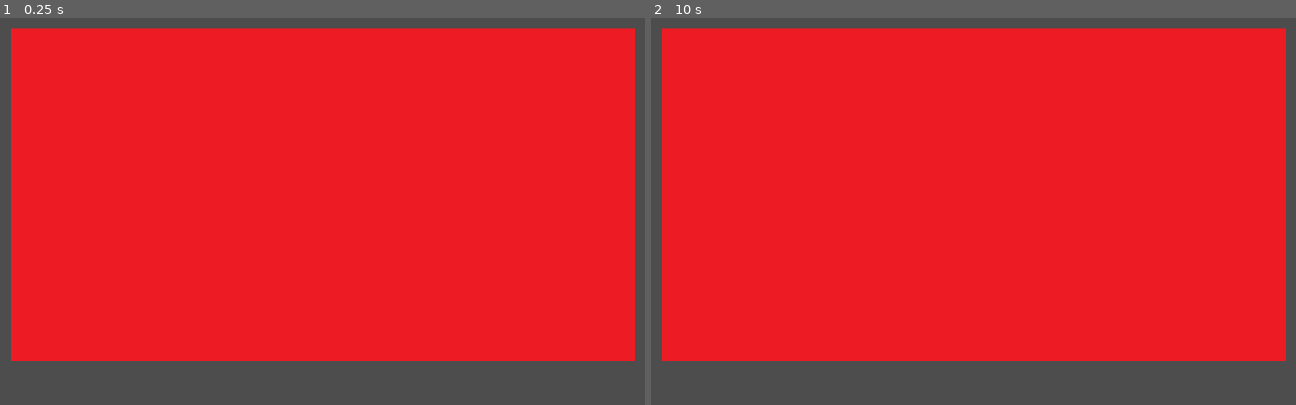
Above: before the commit, frames 1-2 (left to right).
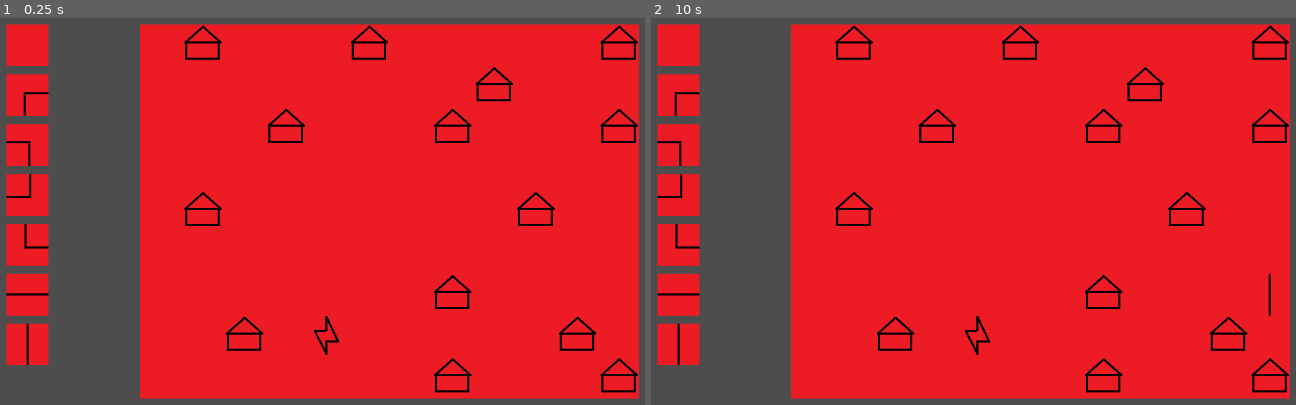
Above: after the commit, the same moments.

Repository: ThomasLarsonBusiness/Atom-Punk-Project
Game: Godot game, scene res://Scenes/Objects/Win Condition/SCE_Win_Condition_Grid.tscn
Same seed, same stepped clock (60 frames per second), same inputs: the game is played once before the commit and once after it.
Inputs (mouse positions are in pixels of both pictures, inside the frame that each line leads up to):
- Up to frame 1 (0.25 s): no input
- Up to frame 2 (10 s): tap Enter at 0.5, 2, 3.5 s; move the mouse to (683, 48) at 0.52 s; click (683, 48) at 0.6 s; tap Space at 1.25, 2.75, 4.25 s; move the mouse to (683, 91) at 1.27 s; tap W (Look Forward) at 1.35, 5.1, 8.85 s; click (683, 91) at 1.55 s; move the mouse to (683, 134) at 2.02 s; tap A (Look Left) at 2.1, 5.85, 9.6 s; click (683, 134) at 2.3 s; move the mouse to (683, 172) at 2.77 s; tap D (Look Right) at 2.85, 6.6 s; click (683, 172) at 3.05 s; move the mouse to (683, 215) at 3.52 s; click (683, 215) at 3.6 s; move the mouse to (683, 257) at 4.27 s; click (683, 257) at 4.35 s; move the mouse to (683, 300) at 5.02 s; click (683, 300) at 5.3 s; move the mouse to (683, 339) at 5.77 s; click (683, 339) at 6.05 s; move the mouse to (721, 48) at 6.52 s; click (721, 48) at 6.8 s; move the mouse to (721, 91) at 7.27 s; click (721, 91) at 7.35 s; move the mouse to (721, 134) at 8.02 s; click (721, 134) at 8.1 s; move the mouse to (721, 172) at 8.77 s; click (721, 172) at 9.05 s; move the mouse to (1283, 277) at 9.52 s; click (1283, 277) at 9.8 s

The runs differ from the first frame. In frame 1, 25% of the frame differs, in the area x 0-100%, y 1-99%; in frame 2, 25%.

Commit message:
Puzzle can now be solved!

Diff:
--- a/Assets/Scripts/Win Condition/WinConditionGridManager.gd
+++ b/Assets/Scripts/Win Condition/WinConditionGridManager.gd
@@ -1,25 +1,158 @@
 extends Node2D
 
+# Scenes
+@onready var tile = load("res://Scenes/Objects/Win Condition/SCE_Win_Condition_Tile.tscn")
+
+# Textures
+@onready var blank_texture = load("res://Assets/Textures/Win_Condition_Blank.png")
+@onready var power_texture = load("res://Assets/Textures/Win_Condition_Power.png")
+@onready var house_texture = load("res://Assets/Textures/Win_Condition_House.png")
+
+# Puzzles
+var test_path = "res://Data/Puzzles/TestPuzzle.json"
+var test_path_2 = "res://Data/Puzzles/TestPuzzle2.json"
+
 # Fields
-@onready var tile = load("res://Scenes/Objects/Win Condition/SCE_Win_Condition_Tile.tscn")
-@onready var temp_texture = load("res://Assets/Textures/Win_Condition_Blank.png")
+@onready var ui = get_node("SCE_Win_Condition_UI")
+var tiles = []
+var cardinal_directions = [Vector2(-1,0), Vector2(1,0), Vector2(0,-1), Vector2(0,1)]
+var grid_width
+var grid_height
+var power_tile : Vector2
+var cables_needed : int = 0
+var cables_placed : int = 0
 
 # Called when the node enters the scene tree for the first time.
 func _ready():
-	make_grid(15, 8)
+	# Gets the Data
+	var puzzleData = load_puzzle(test_path_2)
+
+	# Makes the Grid
+	var grid_size = puzzleData["grid_size"]
+	make_grid(grid_size["x"], grid_size["y"])
+
+	# Sets the Power Tile
+	var power_loc = puzzleData["power_loc"]
+	power_tile = Vector2(power_loc["x"], power_loc["y"])
+	tiles[power_loc["x"]][power_loc["y"]].change_texture(power_texture, 0)
+	tiles[power_loc["x"]][power_loc["y"]].silent_signal = true
+
+	# Sets the House Tiles
+	var house_locs = puzzleData["house_locs"]
+	for i in house_locs.size():
+		var parsed_xy = house_locs[i].split("-")
+		tiles[int(parsed_xy[0])][int(parsed_xy[1])].change_texture(house_texture, 0)
+		tiles[int(parsed_xy[0])][int(parsed_xy[1])].silent_signal = true
+
+	# Sets the Amount of Cables Needed
+	cables_needed = (house_locs.size() + 1) * 3
 
 
-# Called every frame. 'delta' is the elapsed time since the previous frame.
-func _process(delta):
-	pass
+
+func load_puzzle(path : String):
+	if FileAccess.file_exists(path):
+		var file = FileAccess.open(path, FileAccess.READ)
+		var parsedData = JSON.parse_string(file.get_as_text())
+		if  parsedData is Dictionary:
+			return parsedData
+	else:
+		print("File Isn't Real")
 
 
 func make_grid(x, y):
+	var center_x = ProjectSettings.get_setting("display/window/size/viewport_width") / 2
+	var center_y = ProjectSettings.get_setting("display/window/size/viewport_height") / 2
+
+	var initial_x = center_x + 50 - (x * 50)
+	var initial_y = center_y + 50 - (y * 50)
+
 	for i in x:
+		tiles.append([])
 		for j in y:
 			var tile_scene = tile.instantiate()
-			tile_scene.transform = transform.translated(Vector2(100 + 100 * i,150 + 100 * j))
-			tile_scene.change_texture(temp_texture)
+			tile_scene.transform = transform.translated(Vector2(initial_x + 100 * i,initial_y + 100 * j))
+			tile_scene.change_texture(blank_texture, 0)
 			tile_scene.x_value = i
 			tile_scene.y_value = j
 			add_child(tile_scene)
+			tiles[i].append(tile_scene)
+
+	grid_width = x
+	grid_height = y
+
+# Updates a tile's texture and data
+func update_tile(x, y):
+	# Determines if the Cable exists
+	var cable_value = 0
+	if ui.cable_directions != Vector4.ZERO:
+		cable_value = 1
+
+	# Checks if the cable value changes
+	if cable_value != tiles[x][y].cable_value:
+		cables_placed += cable_value - tiles[x][y].cable_value
+
+	# Updates the Texture
+	tiles[x][y].change_texture(ui.selected_texture, cable_value,
+		ui.cable_directions, deg_to_rad(ui.rotation_needed), false)
+
+	# If enough cables to win, check if solved
+	if cables_needed == cables_placed:
+		check_solution()
+
+# Checks to see if the puzzle is solved
+func check_solution():
+	# Gets the first cable surrounding the power station
+	var current_tile = tiles[power_tile.x][power_tile.y]
+	var direction_to_ignore : Vector2
+	var success = 0
+
+	# Loops through, checking through the puzzle
+	for loops in cables_needed/3:
+		# Checks around the house/power station for a cable
+		for i in 4:
+			var xdir = cardinal_directions[i].x
+			var ydir = cardinal_directions[i].y
+			var coords = Vector2(current_tile.x_value + xdir, current_tile.y_value + ydir)
+			if coords.x < 0 || coords.x > grid_width-1 || coords.y < 0 || coords.y > grid_height-1:
+				print("cope")
+				continue
+
+			if tiles[current_tile.x_value + xdir][current_tile.y_value + ydir].cable_value == 1:
+				direction_to_ignore = Vector2(-xdir, -ydir)
+				current_tile = tiles[current_tile.x_value + xdir][current_tile.y_value + ydir]
+				break
+
+		if current_tile == null:
+			print("No Initial Tile Found")
+			return
+		#print("X: " + str(current_tile.x_value) + " Y: " + str(current_tile.y_value))
+
+		# Follows the cable to a house, failing if more than three cables traveled
+		for i in 3:
+			for path in 2:
+				var direction = current_tile.cable_directions[path]
+				if direction != direction_to_ignore:
+					var x_direction = direction.x + current_tile.x_value
+					var y_direction = direction.y + current_tile.y_value
+					current_tile = tiles[x_direction][y_direction]
+
+					if i == 2 and current_tile.is_building:
+						direction_to_ignore = Vector2.ZERO
+						break
+
+					if current_tile.cable_value != 1:
+						print("BAD: " + str(current_tile.x_value) + str(current_tile.y_value))
+						return
+
+					direction_to_ignore = Vector2(-direction.x, -direction.y)
+
+		# Checks if it found a house
+		if current_tile.is_building == true:
+			success += 1
+		else:
+			print("L X: " + str(current_tile.x_value) + " Y: " + str(current_tile.y_value))
+			break
+
+	# If success is equal to needed cables / 3, the player won
+	if success == cables_needed/3:
+		print("WIN")
--- /dev/null
+++ b/Assets/Scripts/Win Condition/WinConditionSelector.gd
@@ -0,0 +1,20 @@
+extends Node2D
+# NOTE: Every Instance needs a meta-data field for texture and id
+
+# Fields
+var texture : Texture
+var id : int
+var cable_directions : Vector4
+signal clicked(id : int, texture : Resource)
+
+# Called when the node enters the scene tree for the first time.
+func _ready():
+	texture = get_meta("texture")
+	id = get_meta("id")
+	cable_directions = get_meta("cable_directions")
+	$Texture.set("texture", texture)
+
+
+func _on_area_2d_input_event(viewport, event, shape_idx):
+	if Input.is_action_just_pressed("Temp Left Click"):
+		clicked.emit(id, texture, cable_directions)
--- a/Assets/Scripts/Win Condition/WinConditionTile.gd
+++ b/Assets/Scripts/Win Condition/WinConditionTile.gd
@@ -1,22 +1,32 @@
 extends Node2D
 
 # Fields
+@onready var grid_manager = get_node("../")
+var silent_signal : bool = false
+var is_building : bool = false
 var x_value
 var y_value
-
-enum {BLANK, HOUSE, POWER, STRAIGHT_VERT, STRAIGHT_HOR, CORNER_NE,
-	CORNER_ES, CORNER_SW, CORNER_WN}
+var cable_value = 0 # Represents if there is a cable in this tile or not
+var cable_directions = []
 
 # Methods
 func _ready():
 	pass
 
 # Sets the Texture of the Sprite
-func change_texture(texture : Texture2D):
+func change_texture(texture : Texture2D, cable_present,
+		cable_vector : Vector4 = Vector4.ZERO, rotation : float = 0, building = true):
 	$Texture.set("texture", texture)
-	pass
+	transform = transform.rotated_local(-transform.get_rotation())
+	transform = transform.rotated_local(rotation)
+	cable_value = cable_present
+	cable_directions = []
+	cable_directions.append(Vector2(cable_vector.x, cable_vector.y))
+	cable_directions.append(Vector2(cable_vector.z, cable_vector.w))
+	is_building = building
+
 
 # Input Functionality
 func _on_area_2d_input_event(viewport, event, shape_idx):
-	if Input.is_action_just_pressed("Temp Left Click"):
-		print(str(x_value) + " - " + str(y_value))
+	if Input.is_action_just_pressed("Temp Left Click") && !silent_signal:
+		grid_manager.update_tile(x_value, y_value)
--- /dev/null
+++ b/Assets/Scripts/Win Condition/WinConditionUI.gd
@@ -0,0 +1,10 @@
+extends Node2D
+
+var rotation_needed : int = 0
+@onready var selected_texture : Resource = load("res://Assets/Textures/Win_Condition_Blank.png")
+var cable_directions : Vector4 = Vector4.ZERO
+
+func _on_sce_win_condition_selector_clicked(id, texture, directions : Vector4 = Vector4.ZERO):
+	rotation_needed = id
+	selected_texture = texture
+	cable_directions = directions
--- /dev/null
+++ b/Data/Puzzles/TestPuzzle.json
@@ -0,0 +1,11 @@
+{
+	"grid_size": {
+		"x": 7,
+		"y": 5
+	},
+	"power_loc": {
+		"x": 2,
+		"y": 4
+	},
+	"house_locs": ["1-1", "4-0", "5-1", "6-4"]
+}
--- /dev/null
+++ b/Data/Puzzles/TestPuzzle2.json
@@ -0,0 +1,12 @@
+{
+	"grid_size": {
+		"x": 12,
+		"y": 9
+	},
+	"power_loc": {
+		"x": 4,
+		"y": 7
+	},
+	"house_locs": ["1-0", "5-0", "11-0", "8-1", "3-2", "7-2", "11-2", "1-4",
+		"9-4", "7-6", "2-7", "10-7", "7-8", "11-8"]
+}
--- a/Scenes/Objects/Win Condition/SCE_Win_Condition_Grid.tscn
+++ b/Scenes/Objects/Win Condition/SCE_Win_Condition_Grid.tscn
@@ -1,6 +1,9 @@
-[gd_scene load_steps=2 format=3 uid="uid://cu078v4q364pq"]
+[gd_scene load_steps=3 format=3 uid="uid://cu078v4q364pq"]
 
 [ext_resource type="Script" path="res://Assets/Scripts/Win Condition/WinConditionGridManager.gd" id="1_pqb1l"]
+[ext_resource type="PackedScene" uid="uid://deixk72lpj7no" path="res://Scenes/Objects/Win Condition/SCE_Win_Condition_UI.tscn" id="3_qv440"]
 
 [node name="SCE_Win_Condition_Grid" type="Node2D"]
 script = ExtResource("1_pqb1l")
+
+[node name="SCE_Win_Condition_UI" parent="." instance=ExtResource("3_qv440")]
--- /dev/null
+++ b/Scenes/Objects/Win Condition/SCE_Win_Condition_Selector.tscn
@@ -0,0 +1,18 @@
+[gd_scene load_steps=3 format=3 uid="uid://5pg4rl3knup"]
+
+[ext_resource type="Script" path="res://Assets/Scripts/Win Condition/WinConditionSelector.gd" id="1_q6644"]
+
+[sub_resource type="RectangleShape2D" id="RectangleShape2D_v8s0x"]
+size = Vector2(100, 100)
+
+[node name="SCE_Win_Condition_Selector" type="Node2D"]
+script = ExtResource("1_q6644")
+
+[node name="Texture" type="Sprite2D" parent="."]
+
+[node name="Area2D" type="Area2D" parent="."]
+
+[node name="CollisionShape2D" type="CollisionShape2D" parent="Area2D"]
+shape = SubResource("RectangleShape2D_v8s0x")
+
+[connection signal="input_event" from="Area2D" to="." method="_on_area_2d_input_event"]
--- /dev/null
+++ b/Scenes/Objects/Win Condition/SCE_Win_Condition_UI.tscn
@@ -0,0 +1,64 @@
+[gd_scene load_steps=6 format=3 uid="uid://deixk72lpj7no"]
+
+[ext_resource type="Script" path="res://Assets/Scripts/Win Condition/WinConditionUI.gd" id="1_ox0ay"]
+[ext_resource type="Texture2D" uid="uid://841w35o3auvy" path="res://Assets/Textures/Win_Condition_Blank.png" id="1_qsted"]
+[ext_resource type="PackedScene" uid="uid://5pg4rl3knup" path="res://Scenes/Objects/Win Condition/SCE_Win_Condition_Selector.tscn" id="2_i46u4"]
+[ext_resource type="Texture2D" uid="uid://cj27qmuxxs4u" path="res://Assets/Textures/Win_Condition_Corner.png" id="2_nptn0"]
+[ext_resource type="Texture2D" uid="uid://bh85jof4tlk2e" path="res://Assets/Textures/Win_Condition_Straight.png" id="3_hublu"]
+
+[node name="SCE_Win_Condition_UI" type="Node2D"]
+script = ExtResource("1_ox0ay")
+
+[node name="SCE_Win_Condition_Selector" parent="." instance=ExtResource("2_i46u4")]
+position = Vector2(90, 140)
+metadata/texture = ExtResource("1_qsted")
+metadata/id = 0
+metadata/cable_directions = Vector4(0, 0, 0, 0)
+
+[node name="SCE_Win_Condition_Selector2" parent="." instance=ExtResource("2_i46u4")]
+position = Vector2(90, 260)
+metadata/texture = ExtResource("2_nptn0")
+metadata/id = 0
+metadata/cable_directions = Vector4(0, 1, 1, 0)
+
+[node name="SCE_Win_Condition_Selector3" parent="." instance=ExtResource("2_i46u4")]
+position = Vector2(90, 380)
+rotation = 1.5708
+metadata/texture = ExtResource("2_nptn0")
+metadata/id = 90
+metadata/cable_directions = Vector4(0, 1, -1, 0)
+
+[node name="SCE_Win_Condition_Selector4" parent="." instance=ExtResource("2_i46u4")]
+position = Vector2(90, 500)
+rotation = 3.14159
+metadata/texture = ExtResource("2_nptn0")
+metadata/id = 180
+metadata/cable_directions = Vector4(0, -1, -1, 0)
+
+[node name="SCE_Win_Condition_Selector5" parent="." instance=ExtResource("2_i46u4")]
+position = Vector2(90, 620)
+rotation = -1.5708
+metadata/texture = ExtResource("2_nptn0")
+metadata/id = -90
+metadata/cable_directions = Vector4(0, -1, 1, 0)
+
+[node name="SCE_Win_Condition_Selector6" parent="." instance=ExtResource("2_i46u4")]
+position = Vector2(90, 740)
+metadata/texture = ExtResource("3_hublu")
+metadata/id = 0
+metadata/cable_directions = Vector4(-1, 0, 1, 0)
+
+[node name="SCE_Win_Condition_Selector7" parent="." instance=ExtResource("2_i46u4")]
+position = Vector2(90, 860)
+rotation = 1.5708
+metadata/texture = ExtResource("3_hublu")
+metadata/id = 90
+metadata/cable_directions = Vector4(0, -1, 0, 1)
+
+[connection signal="clicked" from="SCE_Win_Condition_Selector" to="." method="_on_sce_win_condition_selector_clicked"]
+[connection signal="clicked" from="SCE_Win_Condition_Selector2" to="." method="_on_sce_win_condition_selector_clicked"]
+[connection signal="clicked" from="SCE_Win_Condition_Selector3" to="." method="_on_sce_win_condition_selector_clicked"]
+[connection signal="clicked" from="SCE_Win_Condition_Selector4" to="." method="_on_sce_win_condition_selector_clicked"]
+[connection signal="clicked" from="SCE_Win_Condition_Selector5" to="." method="_on_sce_win_condition_selector_clicked"]
+[connection signal="clicked" from="SCE_Win_Condition_Selector6" to="." method="_on_sce_win_condition_selector_clicked"]
+[connection signal="clicked" from="SCE_Win_Condition_Selector7" to="." method="_on_sce_win_condition_selector_clicked"]
--- a/project.godot
+++ b/project.godot
@@ -19,6 +19,7 @@
 
 window/size/viewport_width=1920
 window/size/viewport_height=1080
+window/size/mode=3
 window/size/initial_screen=1
 
 [filesystem]
